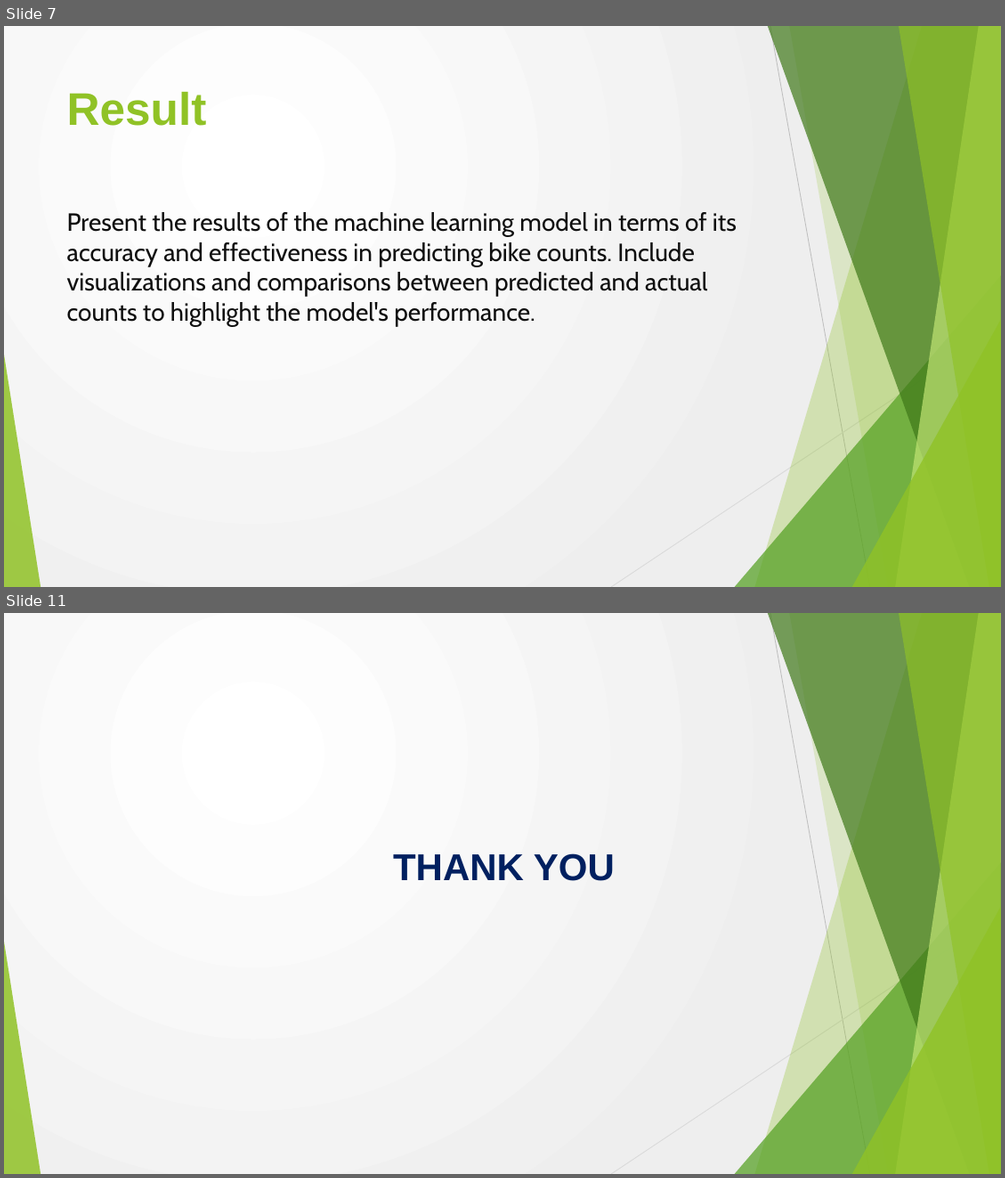
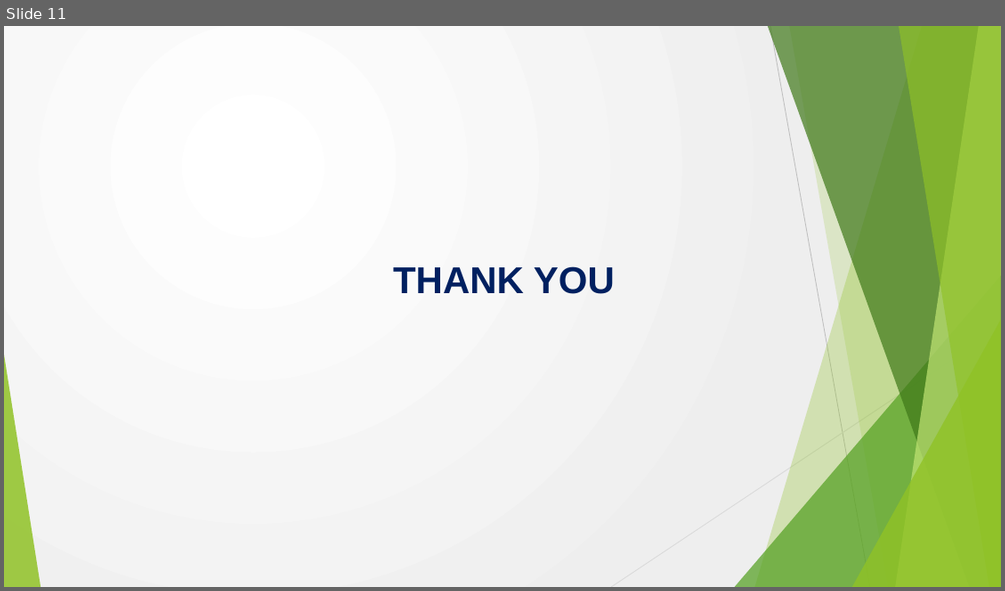
Before and after one commit to AHBRIJESH/Keylogger-NM, a slide deck: Project.pptx. Shown one above the other, each under a label of ours: slides 7 and 11 before the commit, slide 11 after it; the slides between them are not shown. The pictures are 1005x1178 and 1005x591 pixels, drawn with LibreOffice and Linux fonts; fonts in the diff are those of the drawing; background and template pictures are left out. Boxes give left, top, right and bottom in pixels: in the first picture for what was removed or moved away, otherwise in the second. Text is boxed around its words. In the diff, an @@ line names an element or a change of style, - is before the commit and + after.

```diff
--- a/Project.pptx
+++ b/Project.pptx
@@ slide 7 removed at (x1=4, y1=26, x2=1001, y2=587), background gradient #FFFFFF to #EEEEEE; not listed: 10 template elements that a slide beside it also shows @@
@@ title removed at (x1=67, y1=92, x2=207, y2=126) @@
-Result
@@ text removed at (x1=67, y1=212, x2=736, y2=326) @@
-Present the results of the machine learning model in terms of its accuracy and effectiveness in predicting bike counts. Include visualizations and comparisons between predicted and actual counts to highlight the model's performance.
```
Also in this commit, not shown: 8 slides changed, 2 slides added, 1 other slide removed.
